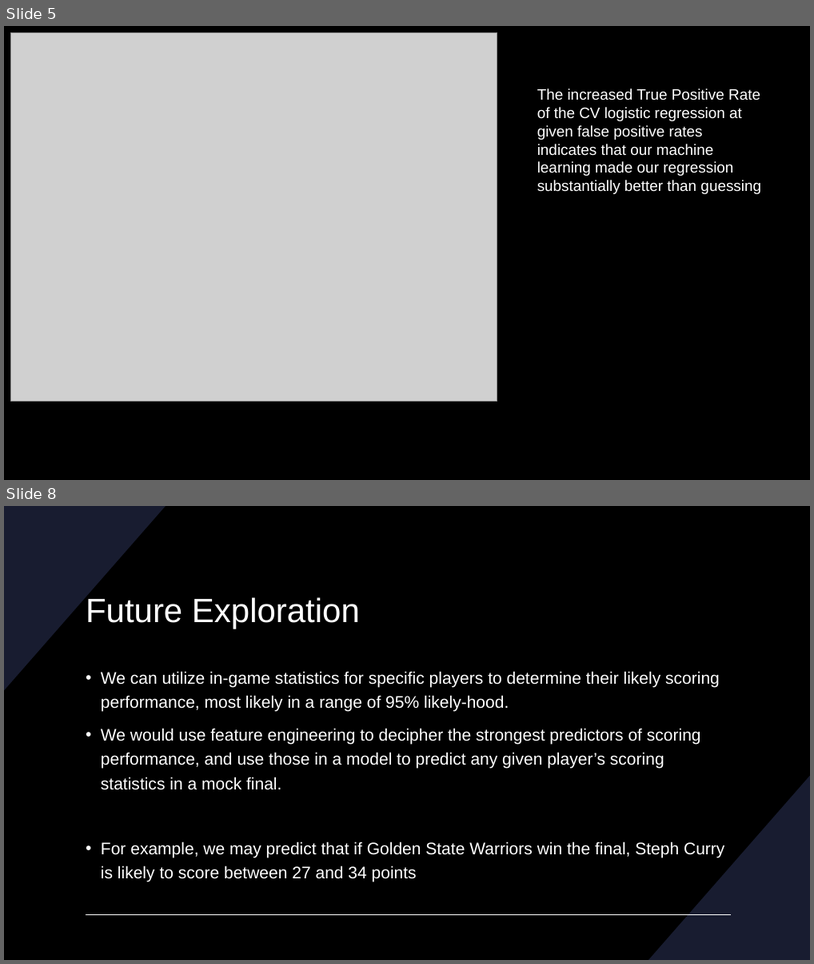
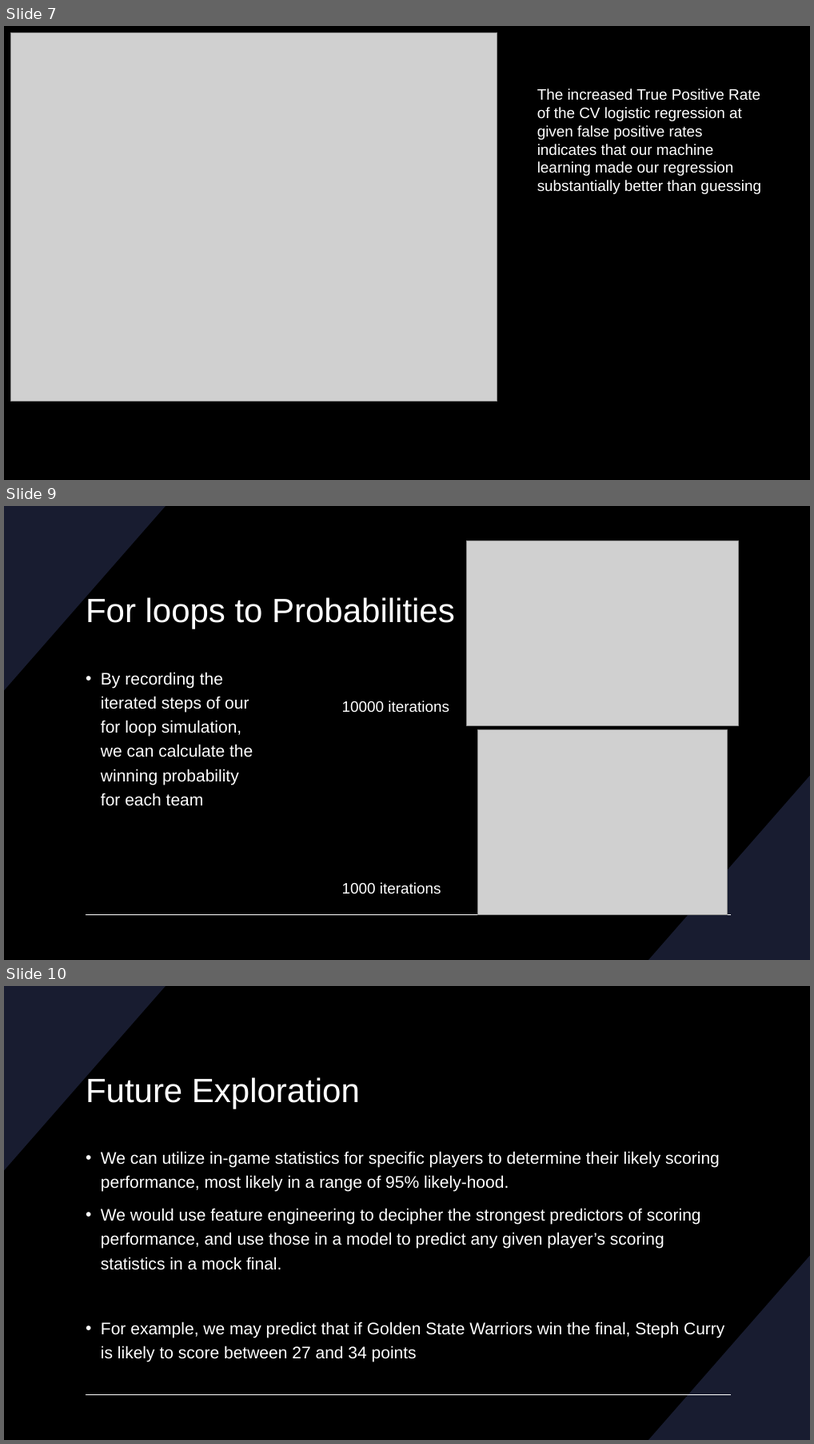
Before and after one commit to crawleyliam/NBA_playoff_bracket, a slide deck: NBA Playoff Powerpoint.pptx. Shown one above the other, each under a label of ours: slides 5 and 8 before the commit, slides 7, 9 and 10 after it; the slides between them are not shown. The pictures are 814x964 and 814x1444 pixels, drawn with LibreOffice and Linux fonts; fonts in the diff are those of the drawing; grey boxes stand for pictures. Boxes give left, top, right and bottom in pixels: in the first picture for what was removed or moved away, otherwise in the second. Text is boxed around its words. In the diff, an @@ line names an element or a change of style, - is before the commit and + after.

```diff
--- a/NBA Playoff Powerpoint.pptx
+++ b/NBA Playoff Powerpoint.pptx
@@ slide 9 added at (x1=4, y1=506, x2=810, y2=960), background #000000; not listed: 3 template elements that a slide beside it also shows @@
@@ picture added at (x1=467, y1=540, x2=739, y2=725) @@
@@ title added at (x1=86, y1=595, x2=455, y2=628), 40 pt, text #FFFFFF @@
+For loops to Probabilities
@@ text added at (x1=101, y1=672, x2=253, y2=806), 20 pt, text #FFFFFF @@
+• By recording the iterated steps of our for loop simulation, we can calculate the winning probability for each team
@@ text added at (x1=342, y1=700, x2=450, y2=894), 18 pt, text #FFFFFF @@
+10000 iterations
+1000 iterations
@@ picture added at (x1=478, y1=730, x2=727, y2=914) @@
@@ what was slide 5 is now slide 7 @@
@@ what was slide 8 is now slide 10 @@
```
Also in this commit, not shown: 2 slides changed, 3 other slides added, 1 slide removed.
